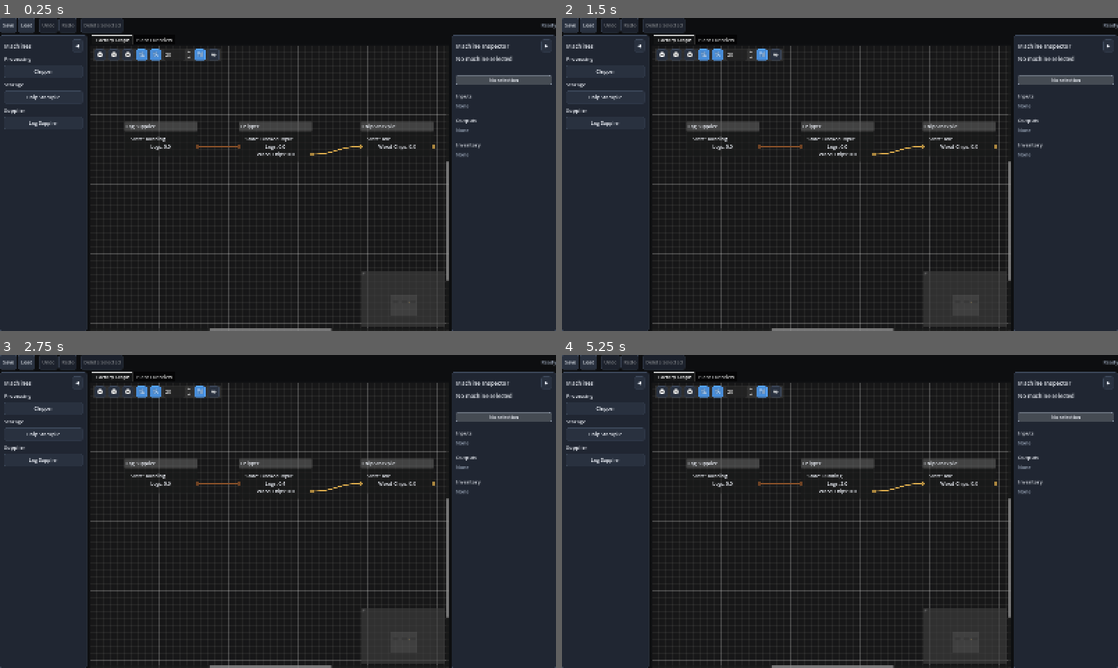
Above: before the commit, frames 1-4 (two rows, left to right).
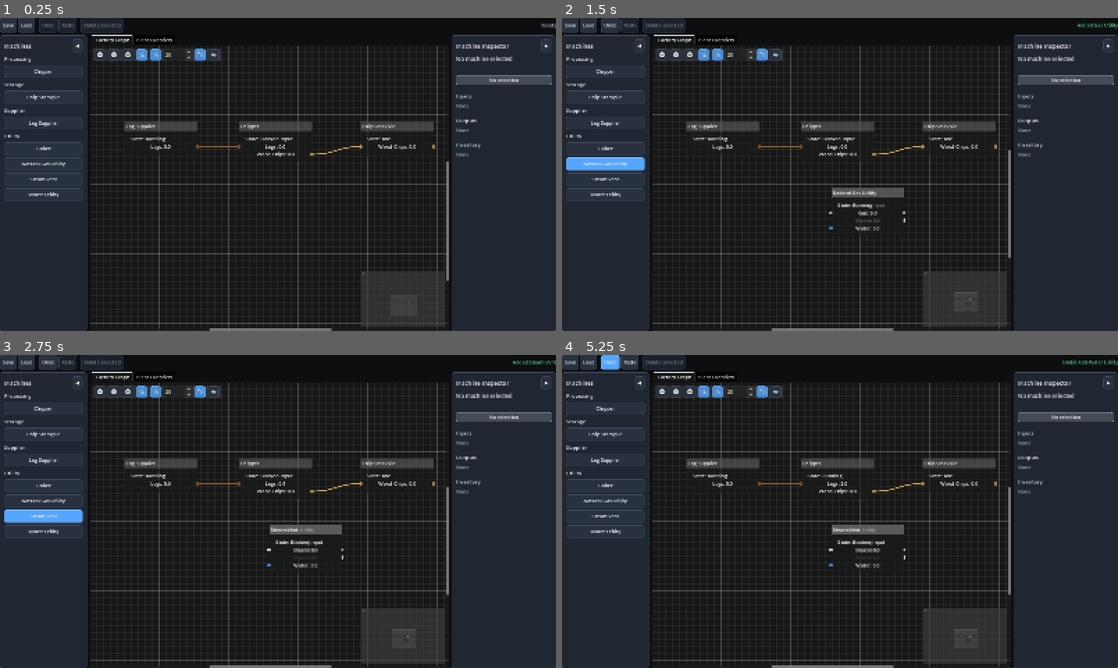
Above: after the commit, the same moments.

Repository: Poru-IndFlow/IndustrialFlow
Game: Godot game, scene res://scenes/main.tscn
Same seed, same stepped clock (60 frames per second), same inputs: the game is played once before the commit and once after it.
Inputs (mouse positions are in pixels of both pictures, inside the frame that each line leads up to):
- Up to frame 1 (0.25 s): no input
- Up to frame 2 (1.5 s): click (606, 149) at 0.5 s, where only the run after the commit has a clickable "Boiler"; click (606, 165) at 1.25 s, where only the run after the commit has a clickable "Natural Gas Utility"
- Up to frame 3 (2.75 s): click (44, 517) at 2 s, where only the run after the commit has a clickable "Steam Vent"
- Up to frame 4 (5.25 s): click (606, 530) at 2.75 s, where only the run after the commit has a clickable "Water Utility"; click "◀" at 3.5 s; click "▶" at 4.25 s; click (612, 361) at 5 s, where only the run after the commit has a clickable "Undo"

The runs differ from the first frame. In frame 1, 0.4% of the frame differs, in the area x 0-15%, y 36-58%; in frame 2, 1.7%; in frame 3, 1.8%, in the area x 0-100%, y 1-92%; in frame 4, 1.4%.

Commit message:
Add boiler utility chain

Diff:
--- /dev/null
+++ b/data/machines/boiler.json
@@ -0,0 +1,28 @@
+{
+  "id": "boiler",
+  "display_name": "Boiler",
+  "category": "utility",
+  "processing_mode": "continuous",
+  "cycle_time": 1.0,
+  "inputs": [
+    {
+      "resource": "water",
+      "amount": 1.0
+    },
+    {
+      "resource": "gas",
+      "amount": 1.0
+    }
+  ],
+  "outputs": [
+    {
+      "resource": "steam",
+      "formula": "water"
+    }
+  ],
+  "internal_storage": {
+    "water": 10.0,
+    "gas": 2.0,
+    "steam": 10.0
+  }
+}
--- /dev/null
+++ b/data/machines/gas_utility.json
@@ -0,0 +1,20 @@
+{
+  "id": "gas_utility",
+  "display_name": "Natural Gas Utility",
+  "category": "utility",
+  "processing_mode": "supplier",
+  "cycle_time": 1.0,
+  "inputs": [],
+  "outputs": [
+    {
+      "resource": "gas",
+      "formula": "requested_gas"
+    }
+  ],
+  "variables": {
+    "requested_gas": 1.0
+  },
+  "internal_storage": {
+    "gas": 10.0
+  }
+}
--- /dev/null
+++ b/data/machines/steam_vent.json
@@ -0,0 +1,17 @@
+{
+  "id": "steam_vent",
+  "display_name": "Steam Vent",
+  "category": "utility",
+  "processing_mode": "continuous",
+  "cycle_time": 1.0,
+  "inputs": [
+    {
+      "resource": "steam",
+      "amount": 1.0
+    }
+  ],
+  "outputs": [],
+  "internal_storage": {
+    "steam": 10.0
+  }
+}
--- /dev/null
+++ b/data/machines/water_utility.json
@@ -0,0 +1,20 @@
+{
+  "id": "water_utility",
+  "display_name": "Water Utility",
+  "category": "utility",
+  "processing_mode": "supplier",
+  "cycle_time": 1.0,
+  "inputs": [],
+  "outputs": [
+    {
+      "resource": "water",
+      "formula": "requested_water"
+    }
+  ],
+  "variables": {
+    "requested_water": 1.0
+  },
+  "internal_storage": {
+    "water": 20.0
+  }
+}
--- a/project.godot
+++ b/project.godot
@@ -11,10 +11,10 @@
 [application]
 
 config/name="IndustrialFlow Editor"
-config/version="0.2.0-dev"
+config/version="0.3.0-dev"
 run/main_scene="res://scenes/main.tscn"
 config/features=PackedStringArray("4.7")
-config/build=5
+config/build=6
 
 [display]
 
--- a/scripts/data/resource_registry.gd
+++ b/scripts/data/resource_registry.gd
@@ -31,6 +31,25 @@
 	load_all()
 	return _definitions.get(id, {})
 
+
+static func get_all_definitions() -> Array[Dictionary]:
+	load_all()
+	var result: Array[Dictionary] = []
+
+	for value: Variant in _definitions.values():
+		result.append(value as Dictionary)
+
+	result.sort_custom(
+		func(left: Dictionary, right: Dictionary) -> bool:
+			return str(
+				left.get("display_name", "")
+			).naturalnocasecmp_to(
+				str(right.get("display_name", ""))
+			) < 0
+	)
+	return result
+
+
 static func get_display_name(id: String) -> String:
 	return str(get_definition(id).get("display_name", id.capitalize()))
 
--- a/scripts/ui/factory_graph.gd
+++ b/scripts/ui/factory_graph.gd
@@ -174,13 +174,16 @@
 		)
 
 		var color := _resource_color(resource_id)
+		var port_type := ResourceRegistry.get_port_type(
+			resource_id
+		)
 		node.set_slot(
 			row,
 			accepts,
-			0,
+			port_type,
 			color,
 			produces,
-			0,
+			port_type,
 			color
 		)
 
@@ -315,13 +318,7 @@
 
 
 func _resource_color(resource_id: String) -> Color:
-	match resource_id:
-		"logs":
-			return Color(0.55, 0.32, 0.16)
-		"wood_chips":
-			return Color(0.86, 0.67, 0.30)
-		_:
-			return Color(0.65, 0.75, 0.85)
+	return ResourceRegistry.get_colour(resource_id)
 
 
 func _disconnect_factory_signals() -> void:
--- a/scripts/ui/plant_overview.gd
+++ b/scripts/ui/plant_overview.gd
@@ -454,6 +454,12 @@
 
 	var resource_ids: Array[String] = []
 
+	for definition: Dictionary in ResourceRegistry.get_all_definitions():
+		var resource_id := str(definition.get("id", ""))
+
+		if not resource_id.is_empty():
+			resource_ids.append(resource_id)
+
 	for key: Variant in produced_rates.keys():
 		var resource_id := str(key)
 
